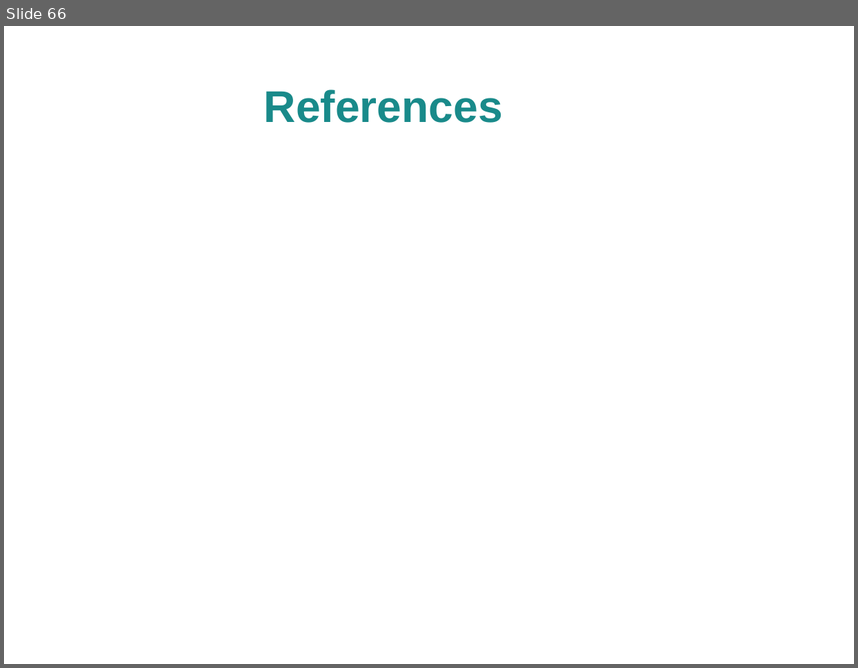
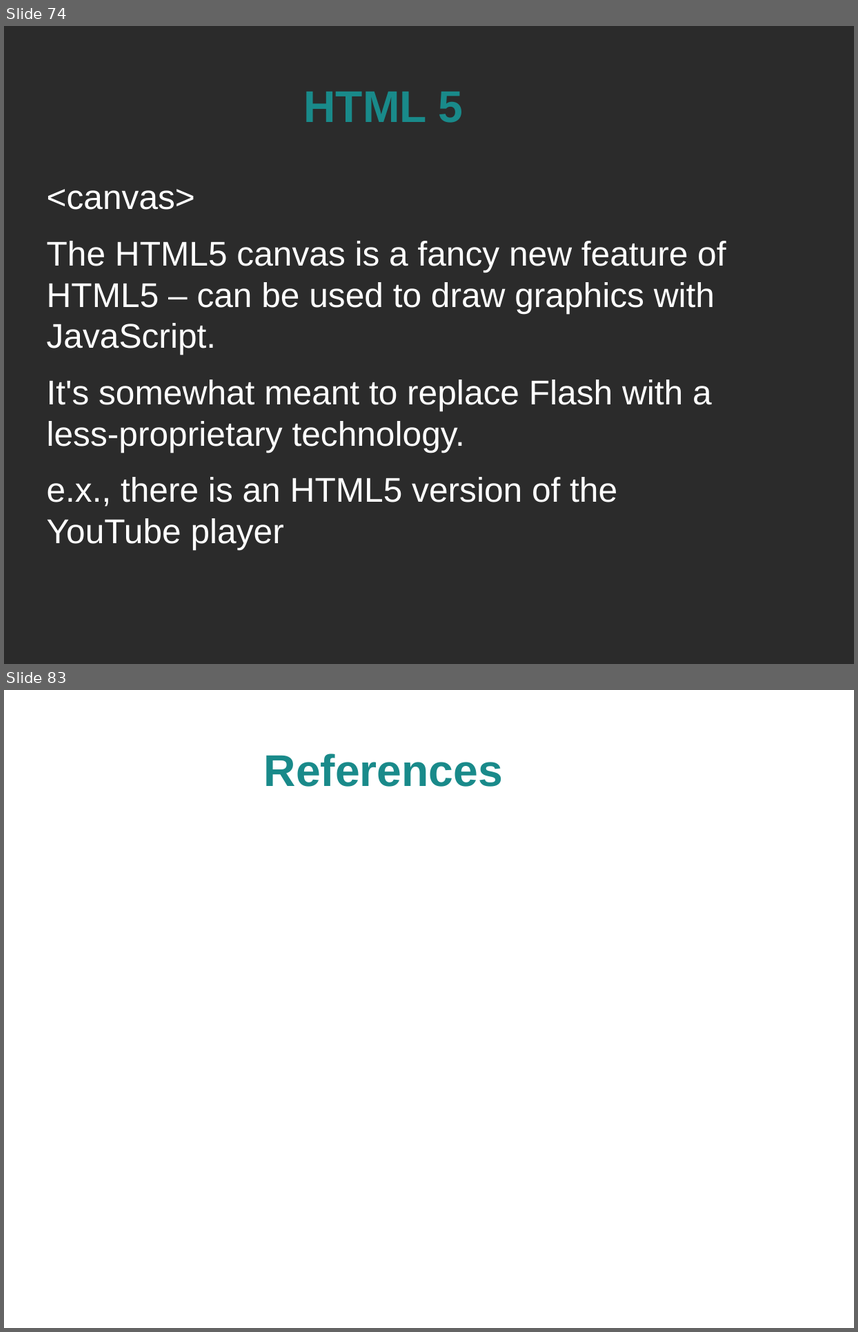
Before and after one commit to spellbindguy/Web-Development, a slide deck: Lectures/03 HTML/HTML.odp. Shown one above the other, each under a label of ours: slide 66 before the commit, slides 74 and 83 after it; the slides between them are not shown. The pictures are 858x668 and 858x1332 pixels, drawn with LibreOffice and Linux fonts; fonts in the diff are those of the drawing; background and template pictures are left out; a plain dark background stands for a picture behind light text. Boxes give left, top, right and bottom in pixels: in the first picture for what was removed or moved away, otherwise in the second. Text is boxed around its words. In the diff, an @@ line names an element or a change of style, - is before the commit and + after.

Commit message:
HTML Lecture slides

```diff
--- a/Lectures/03 HTML/HTML.odp
+++ b/Lectures/03 HTML/HTML.odp
@@ slide 74 added at [4,26,854,664], background picture (left out) @@
@@ title added at [304,92,464,123], 41.4 pt, text #198A8A, bold @@
+HTML 5
@@ text added at [47,189,726,549], 32 pt, text #FFFFFF @@
+<canvas>
+The HTML5 canvas is a fancy new feature of HTML5 – can be used to draw graphics with JavaScript.
+It's somewhat meant to replace Flash with a less-proprietary technology.
+e.x., there is an HTML5 version of the YouTube player
@@ what was slide 66 is now slide 83 @@
```
Also in this commit, not shown: 5 slides changed, 20 other slides added, 4 slides removed, 1 other file.
